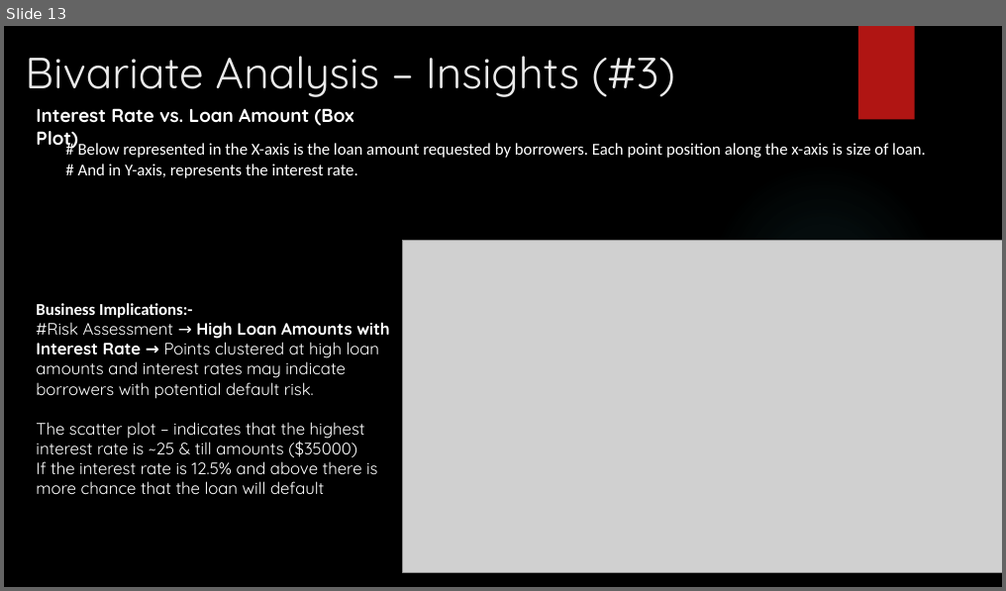
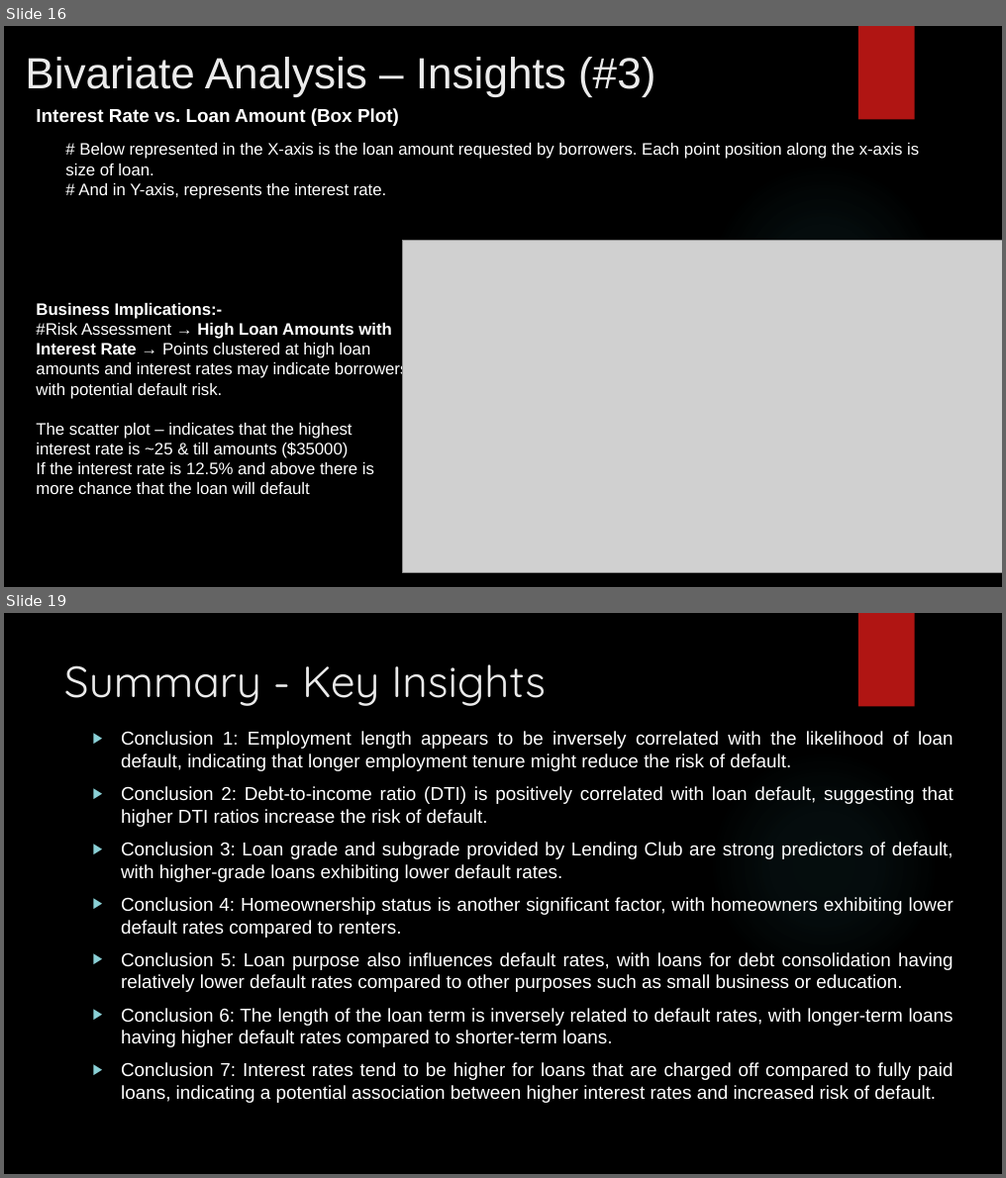
Before and after one commit to phanirajcm/LendingClubCaseStudy, a slide deck: Lending Club Case Study.pptx. Shown one above the other, each under a label of ours: slide 13 before the commit, slides 16 and 19 after it; the slides between them are not shown. The pictures are 1006x591 and 1006x1178 pixels, drawn with LibreOffice and Linux fonts; fonts in the diff are those of the drawing; grey boxes stand for pictures; background and template pictures are left out. Boxes give left, top, right and bottom in pixels: in the first picture for what was removed or moved away, otherwise in the second. Text is boxed around its words. In the diff, an @@ line names an element or a change of style, - is before the commit and + after.

```diff
--- a/Lending Club Case Study.pptx
+++ b/Lending Club Case Study.pptx
@@ slide 19 added at box(4, 613, 1002, 1174), background picture (left out); not listed: 2 template elements that a slide beside it also shows @@
@@ title added at box(64, 664, 546, 706), 42 pt, text #EBEBEB @@
+Summary - Key Insights
@@ text added at box(121, 731, 953, 1103), 18 pt, text #FFFFFF @@
+▶ Conclusion 1: Employment length appears to be inversely correlated with the likelihood of loan default, indicating that longer employment tenure might reduce the risk of default.
+▶ Conclusion 2: Debt-to-income ratio (DTI) is positively correlated with loan default, suggesting that higher DTI ratios increase the risk of default.
+▶ Conclusion 3: Loan grade and subgrade provided by Lending Club are strong predictors of default, with higher-grade loans exhibiting lower default rates.
+▶ Conclusion 4: Homeownership status is another significant factor, with homeowners exhibiting lower default rates compared to renters.
+▶ Conclusion 5: Loan purpose also influences default rates, with loans for debt consolidation having relatively lower default rates compared to other purposes such as small business or education.
+▶ Conclusion 6: The length of the loan term is inversely related to default rates, with longer-term loans having higher default rates compared to shorter-term loans.
+▶ Conclusion 7: Interest rates tend to be higher for loans that are charged off compared to fully paid loans, indicating a potential association between higher interest rates and increased risk of default.
@@ what was slide 13 is now slide 16 @@
@@ slide 16 changed as well @@
@@ title "Bivariate Analysis – Insights (#3)" at box(25, 57, 655, 97): font Quicksand to Arial @@
@@ text "Interest Rate vs. Loan Amount ..." at box(36, 108, 399, 126): font Quicksand to Arial @@
@@ text "# Below represented in the ..." at box(65, 143, 919, 199): font Calibri to Arial @@
@@ text "Business Implications:-" at box(36, 303, 408, 494): font Calibri to Arial in "Business Implications:-"; font Quicksand to Arial @@
```
Also in this commit, not shown: 12 other slides changed, 6 other slides added, 1 slide removed.
